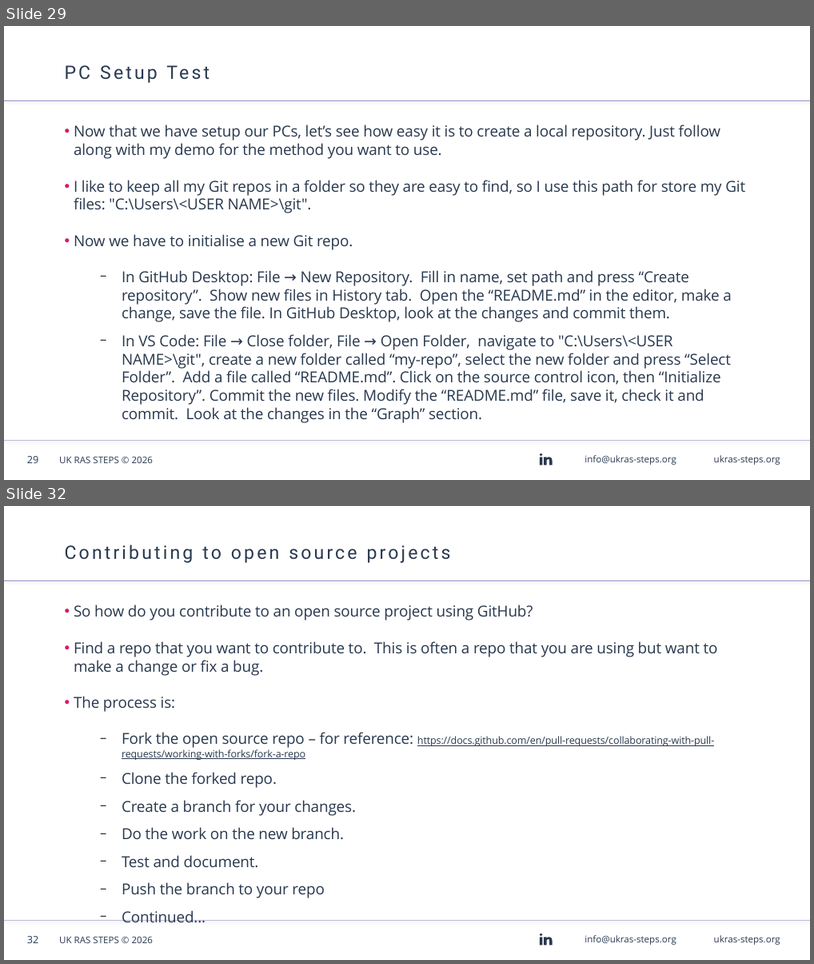
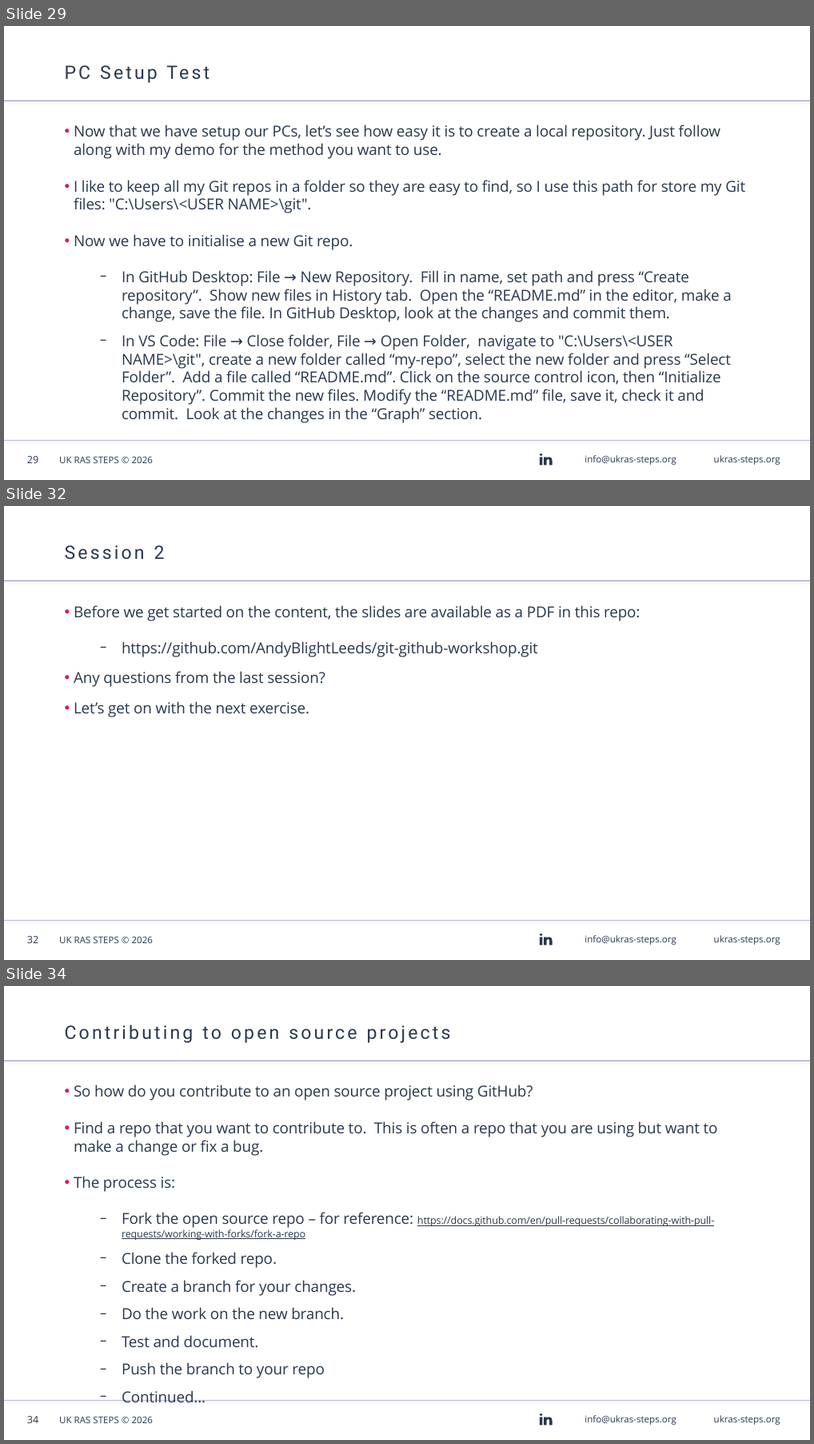
Before and after one commit to AndyBlightLeeds/git-github-workshop, a slide deck: presentation/Git & GitHub Workshop - Windows.odp. Shown one above the other, each under a label of ours: slides 29 and 32 before the commit, slides 29, 32 and 34 after it; the slides between them are not shown. The pictures are 814x964 and 814x1444 pixels, drawn with LibreOffice and Linux fonts; fonts in the diff are those of the drawing; background and template pictures are left out. Boxes give left, top, right and bottom in pixels: in the first picture for what was removed or moved away, otherwise in the second. Text is boxed around its words. In the diff, an @@ line names an element or a change of style, - is before the commit and + after.

```diff
--- a/presentation/Git & GitHub Workshop - Windows.odp
+++ b/presentation/Git & GitHub Workshop - Windows.odp
@@ slide 32 added at (x1=4, y1=506, x2=810, y2=960), background #FFFFFF; not listed: 7 template elements that a slide beside it also shows @@
@@ title added at (x1=65, y1=545, x2=165, y2=560), 22 pt, text #28384E @@
+Session 2
@@ text added at (x1=74, y1=605, x2=640, y2=717), 18 pt, text #28384E @@
+• Before we get started on the content, the slides are available as a PDF in this repo:
+  − https://github.com/AndyBlightLeeds/git-github-workshop.git
+• Any questions from the last session?
+• Let’s get on with the next exercise.
@@ what was slide 32 is now slide 34 @@
@@ page number at (x1=27, y1=1416, x2=38, y2=1423): text changed @@
-32
+34
```
Also in this commit, not shown: 4 slides changed, 1 other slide added, 1 other file.
